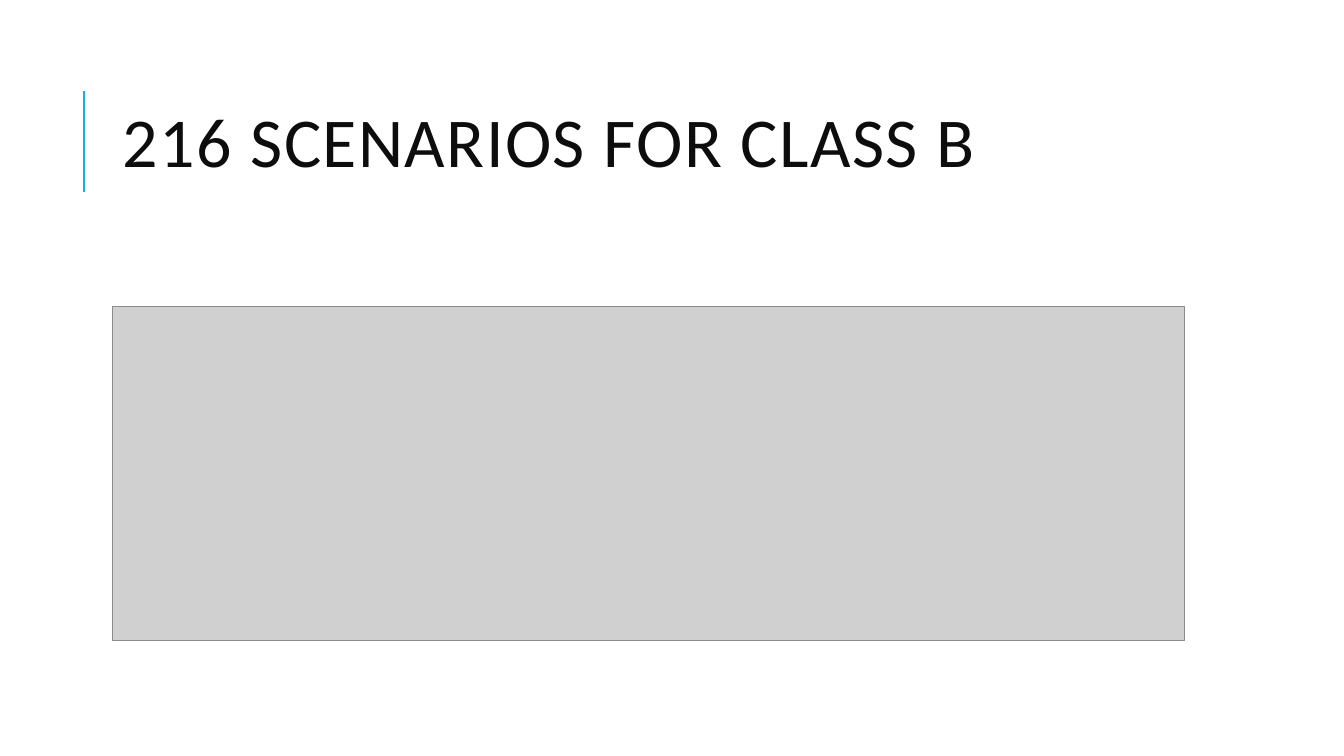
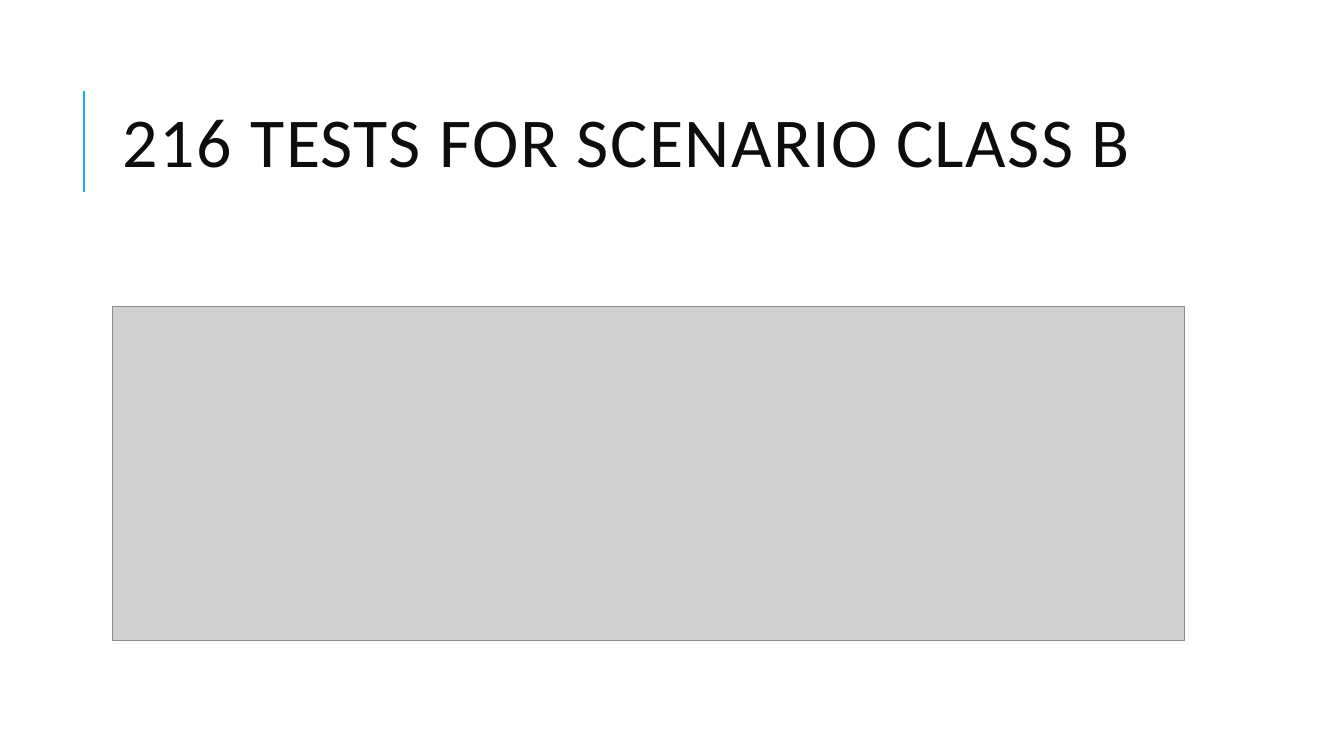
Before and after one commit to Swinburne-AV-Challenge-2021/Deliverable2, a slide deck: slide 11 of presentation/AVTest-Swinburne.pptx (slide 9 before the commit). Drawn at 1344x756 pixels with LibreOffice and Linux fonts; fonts in the diff are those of the drawing; grey boxes stand for pictures; background and template pictures are left out. Boxes give left, top, right and bottom in pixels: in the first picture for what was removed or moved away, otherwise in the second. Text is boxed around its words. In the diff, an @@ line names an element or a change of style, - is before the commit and + after.

```diff
--- a/presentation/AVTest-Swinburne.pptx
+++ b/presentation/AVTest-Swinburne.pptx
@@ title at bbox=[123, 119, 1130, 168]: text changed @@
-216 SCENARIOS FOR CLASS B
+216 TESTS FOR SCENARIO CLASS B
```
Also in this commit, not shown: 7 other slides changed, 8 slides added.
